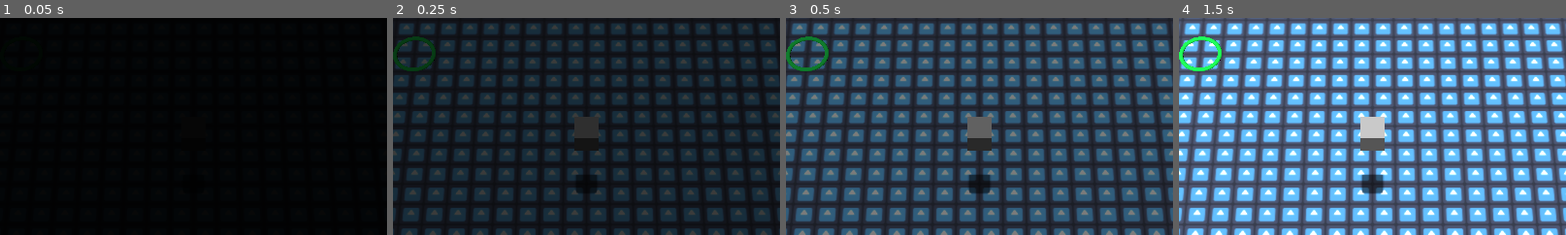
Above: before the commit, frames 1-4 (left to right).
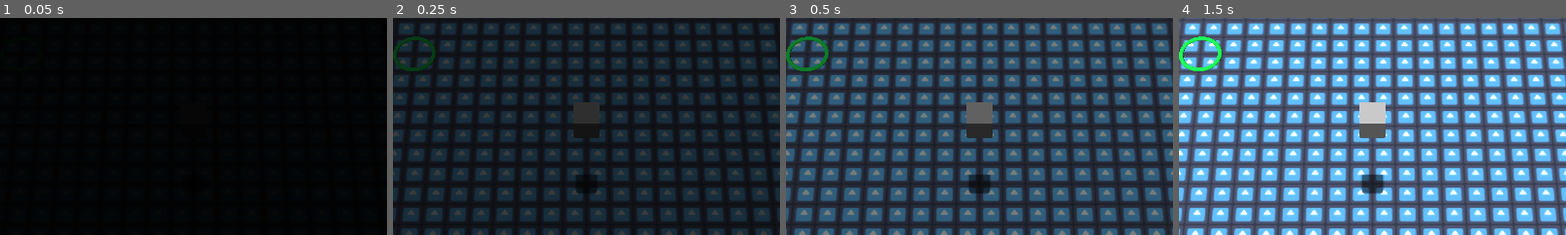
Above: after the commit, the same moments.

Repository: hellocld/bjsjam_xix
Game: Godot game, scene res://src/game/game.tscn
Same seed, same stepped clock (60 frames per second), same inputs: the game is played once before the commit and once after it. The engine's default icon, where the game draws it, is replaced by a stand-in: a white triangle on a blue panel in a dark square.
Inputs (mouse positions are % of the whole screen's width and height, from its top left):
- Up to frame 1 (0.05 s): no input
- Up to frame 2 (0.25 s): no input
- Up to frame 3 (0.5 s): no input
- Up to frame 4 (1.5 s): tap Enter at 0.5 s; move the mouse to (72, 45) at 0.52 s; hold D 0.53-1.25 s; tap Backspace at 0.6 s; click (72, 45) at 0.67 s; tap Space at 1.25 s; drag from (30, 55) to (45, 70) at 1.27 s
The pictures show only the part of the screen within x 25-75%, y 11-61%; the shares and areas given below are measured in that part.

The runs differ from the first frame. In frame 2, 0.9% of the frame differs, in the area x 46-54%, y 38-62%; in frame 3, 1.1%; in frame 4, 1.2%.

Commit message:
Move obstacle placer to room scene

Diff:
--- a/src/game/game.gd
+++ b/src/game/game.gd
@@ -5,7 +5,7 @@
 @export var room_pool: Array[PackedScene]
 
 @onready var _room_root: Node3D = $RoomRoot
-@onready var _obstacle_placer: ObstaclePlacer = $ObstaclePlacer
+
 @onready var _ui:UI = $UI
 
 var _room: RoomBase
@@ -22,12 +22,3 @@
 	for child in _room_root.get_children():
 		child.queue_free()
 	_room_root.add_child(_room)
-
-
-func _enable_obstacle_placer() -> void:
-	if _obstacle_placer.get_parent() == null:
-		add_child(_obstacle_placer)
-
-
-func _disable_obstacle_placer() -> void:
-	_obstacle_placer.get_parent().remove_child(_obstacle_placer)
--- a/src/game/game.tscn
+++ b/src/game/game.tscn
@@ -1,7 +1,6 @@
-[gd_scene load_steps=18 format=3 uid="uid://4ntbqy6rk18f"]
+[gd_scene load_steps=17 format=3 uid="uid://4ntbqy6rk18f"]
 
 [ext_resource type="Script" path="res://src/game/game.gd" id="1_0xk1w"]
-[ext_resource type="PackedScene" uid="uid://e72aajjqr18r" path="res://src/obstacle_placer/obstacle_placer.tscn" id="1_b06ym"]
 [ext_resource type="PackedScene" uid="uid://cx5k4egalt1he" path="res://src/rooms/custom/room_corner2corner.tscn" id="2_5u6ya"]
 [ext_resource type="Script" path="res://src/ui/MaskAnimationPlayer.gd" id="3_a7piw"]
 [ext_resource type="Script" path="res://src/ui/ui.gd" id="3_cflfw"]
@@ -118,9 +117,6 @@
 script = ExtResource("1_0xk1w")
 room_pool = Array[PackedScene]([ExtResource("2_5u6ya")])
 
-[node name="ObstaclePlacer" parent="." instance=ExtResource("1_b06ym")]
-transform = Transform3D(1, 0, 0, 0, 1, 0, 0, 0, 1, 0, 4, 0)
-
 [node name="Camera3D" type="Camera3D" parent="."]
 transform = Transform3D(1, 0, 0, 0, 0.5, 0.866025, 0, -0.866025, 0.5, 0, 42, 24.5)
 fov = 22.0
--- /dev/null
+++ b/src/obstacle_base/custom/obstacle_cylinder.tscn
@@ -0,0 +1,15 @@
+[gd_scene load_steps=4 format=3 uid="uid://bxqdpbg7wys03"]
+
+[ext_resource type="PackedScene" uid="uid://tyubbe1f1nr1" path="res://src/obstacle_base/obstacle_base.tscn" id="1_cy41r"]
+
+[sub_resource type="CylinderMesh" id="CylinderMesh_8r81x"]
+
+[sub_resource type="CylinderShape3D" id="CylinderShape3D_ph2bu"]
+
+[node name="ObstacleBase" instance=ExtResource("1_cy41r")]
+
+[node name="MeshInstance3D" type="MeshInstance3D" parent="." index="0"]
+mesh = SubResource("CylinderMesh_8r81x")
+
+[node name="CollisionShape3D" type="CollisionShape3D" parent="." index="1"]
+shape = SubResource("CylinderShape3D_ph2bu")
--- a/src/obstacle_placer/obstacle_placer.gd
+++ b/src/obstacle_placer/obstacle_placer.gd
@@ -5,6 +5,7 @@
 
 @export var move_speed: float = 3.0
 @export var rot_speed: float = 5.0
+@export var obstacle_root:Node3D
 @export var obstacles: Array[PackedScene]
 
 var _obstacle_pool_index:int = 0:
@@ -15,15 +16,10 @@
 		instance_held_obstacle(obstacles[_obstacle_pool_index])
 
 var _held_obstacle: Obstacle = null
-var _obstacle_root: Node3D:
-	get:
-		if _obstacle_root == null:
-			_obstacle_root = get_tree().get_nodes_in_group("ObstacleRoot")[0]
-		return _obstacle_root
 
 
 func _ready() -> void:
-	instance_held_obstacle.call_deferred(obstacles[_obstacle_pool_index])
+	EventBus.room_ready.connect(instance_held_obstacle.bind(obstacles[_obstacle_pool_index]))
 
 
 func _physics_process(delta):
@@ -56,6 +52,5 @@
 	if _held_obstacle != null:
 		_held_obstacle.queue_free()
 	_held_obstacle = temp
-	_obstacle_root.add_child(_held_obstacle)
+	obstacle_root.add_child(_held_obstacle)
 	remote_trans.remote_path = _held_obstacle.get_path()
-	remote_trans.rotation = Vector3.ZERO
--- a/src/rooms/custom/room_corner2corner.tscn
+++ b/src/rooms/custom/room_corner2corner.tscn
@@ -22,3 +22,6 @@
 
 [node name="NavigatorGoal" parent="." index="2"]
 transform = Transform3D(1, 0, 0, 0, 1, 0, 0, 0, 1, -8, 0, -7)
+
+[node name="ObstaclePlacer" parent="." index="4"]
+transform = Transform3D(1, 0, 0, 0, 1, 0, 0, 0, 1, 0, 5, 0)
--- a/src/rooms/room_base.tscn
+++ b/src/rooms/room_base.tscn
@@ -1,7 +1,10 @@
-[gd_scene load_steps=8 format=3 uid="uid://65jp2ieib57s"]
+[gd_scene load_steps=11 format=3 uid="uid://65jp2ieib57s"]
 
 [ext_resource type="Script" path="res://src/rooms/room_base.gd" id="1_2bofa"]
 [ext_resource type="PackedScene" uid="uid://xw5yidmbqryn" path="res://src/navigator/navigator.tscn" id="2_51lxs"]
+[ext_resource type="PackedScene" uid="uid://e72aajjqr18r" path="res://src/obstacle_placer/obstacle_placer.tscn" id="3_3kaje"]
+[ext_resource type="PackedScene" uid="uid://cjxcpahqwqsq" path="res://src/obstacle_base/custom/obstacle_box.tscn" id="4_bf08a"]
+[ext_resource type="PackedScene" uid="uid://bxqdpbg7wys03" path="res://src/obstacle_base/custom/obstacle_cylinder.tscn" id="5_n3uxy"]
 
 [sub_resource type="NavigationMesh" id="NavigationMesh_8xbcm"]
 agent_height = 2.0
@@ -43,3 +46,7 @@
 mesh = SubResource("TorusMesh_1v5iw")
 
 [node name="Navigator" parent="." instance=ExtResource("2_51lxs")]
+
+[node name="ObstaclePlacer" parent="." node_paths=PackedStringArray("obstacle_root") instance=ExtResource("3_3kaje")]
+obstacle_root = NodePath("../NavigationRegion3D/ObstacleRoot")
+obstacles = Array[PackedScene]([ExtResource("4_bf08a"), ExtResource("5_n3uxy")])
